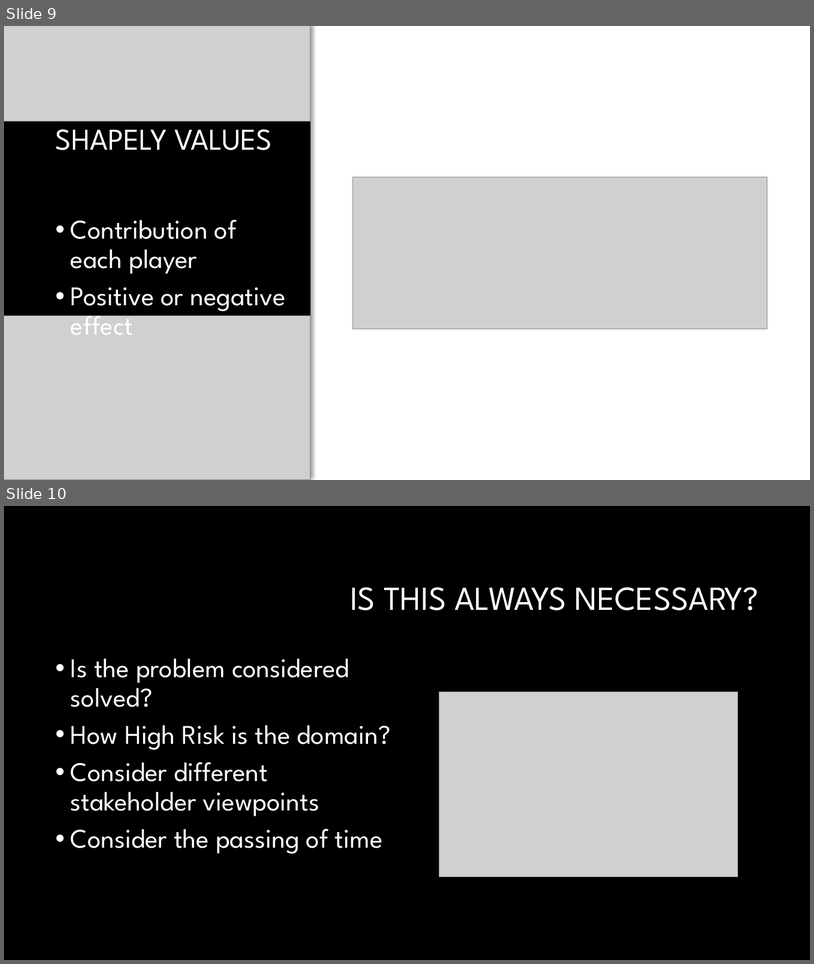
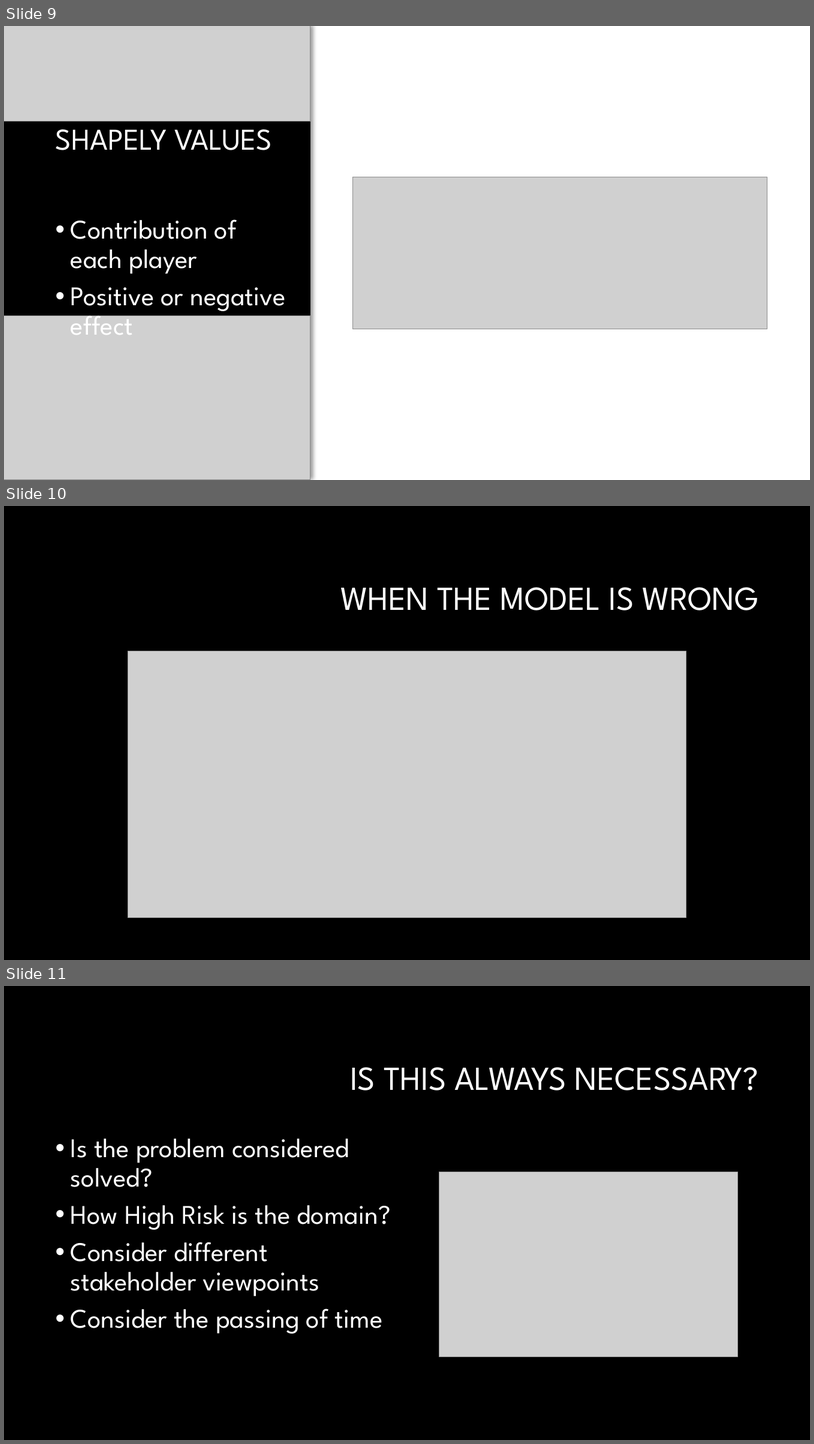
Before and after one commit to newmancodes/why-we-must-ask-why-of-machine-learning, a slide deck: Why We Must Ask Why of Machine Learning.pptx. Shown one above the other, each under a label of ours: slides 9 and 10 before the commit, slides 9, 10 and 11 after it. The pictures are 814x964 and 814x1444 pixels, drawn with LibreOffice and Linux fonts; fonts in the diff are those of the drawing; grey boxes stand for pictures; background and template pictures are left out. Boxes give left, top, right and bottom in pixels: in the first picture for what was removed or moved away, otherwise in the second. Text is boxed around its words. In the diff, an @@ line names an element or a change of style, - is before the commit and + after.

Commit message:
Add example of when the model gets it wrong.

```diff
--- a/Why We Must Ask Why of Machine Learning.pptx
+++ b/Why We Must Ask Why of Machine Learning.pptx
@@ slide 10 added at [4,506,810,960], background #000000 @@
@@ title added at [341,587,759,610], 40 pt, text #FFFFFF @@
+WHEN THE MODEL IS WRONG
@@ picture added at [128,651,686,918] @@
@@ what was slide 10 is now slide 11 @@
```
